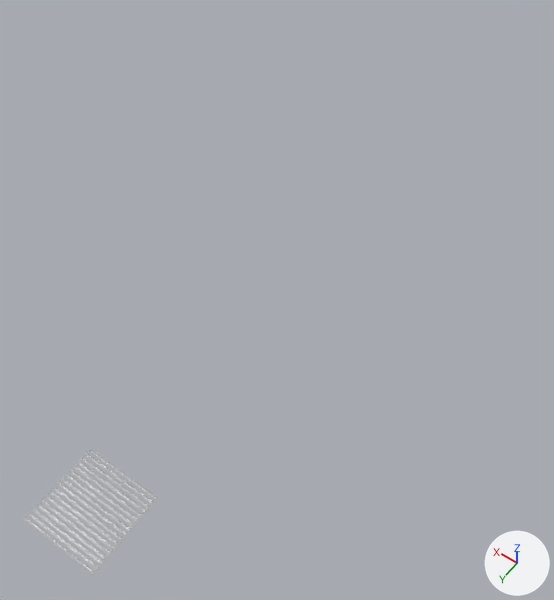
Before and after pictures for a commit that changed the Blender file Assets/Models/vent.blend.
Rendered twice from a 50 mm camera at (-3.52, 1.53, 7.81) aimed at (0.24, -3.72, -0.45). Every picture has the same lights, and +X, +Y and +Z are marked at lower right. The picture after the commit comes second.

Names of what the first picture shows: 'vent'.
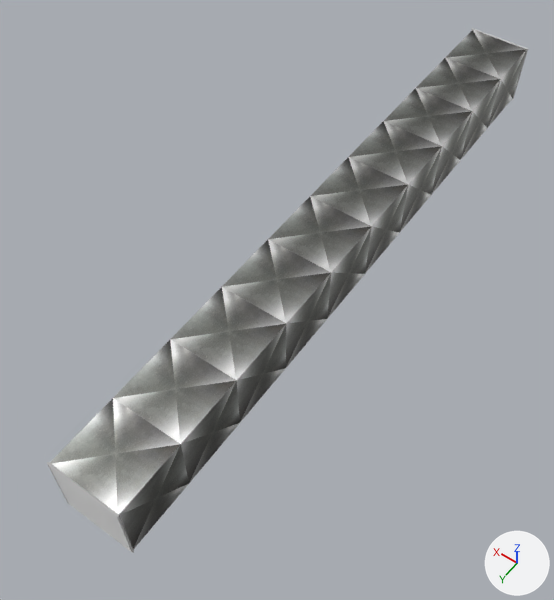
Boxes (x1, y1, x2, y2) around the edits, measured in the pictures (554 x 600 px):
```json
{"object": "Cube", "change": "added", "after": [50, 30, 527, 550]}
{"object": "vent", "change": "turned", "before": [24, 449, 158, 575], "after": [47, 462, 134, 553]}
{"object": "vent.001", "change": "added", "after": [472, 28, 528, 99]}
```

Scene script edits in JSON lines:
```json
{"op": "add", "block": "img_airduct_jpg", "code": ["img_airduct_jpg = load_image('airduct.jpg', 'airduct.jpg', 500, 500, 'sRGB')"]}
{"op": "add", "block": "mat_airduct", "code": ["mat_airduct = principled_material('airduct')", "mat_airduct.texture = img_airduct_jpg", "mat_airduct.metallic = 1.0"]}
{"op": "add", "block": "me_cube", "code": ["me_cube = bpy.data.meshes.new('Cube')", "me_cube.from_pydata(...)  # 8 vertices, 4 faces; spans x -1.0..1.0, y -2.0..0.0, z -1.0..1.0", "me_cube.materials.append(mat_airduct)  # picture img_airduct_jpg"]}
{"op": "set", "path": "ob_vent.rotation_euler", "old": "(0.0, 0.0, 0.0)", "new": "(1.571, 0.0, 0.0)", "note": "degrees (0, 0, 0) -> degrees (90, 0, 0)"}
{"op": "add", "block": "ob_vent_001", "code": ["ob_vent_001 = bpy.data.objects.new('vent.001', me_plane_001.copy())  # the mesh of ob_vent", "ob_vent_001.location = (0.0, -9.69, 0.0)", "ob_vent_001.rotation_euler = (1.571, 0.0, 0.0)  # degrees (90, 0, 0)", "ob_vent_001.scale = (0.5, 0.5, 0.5)", "_m = ob_vent_001.modifiers.new('Wireframe', 'WIREFRAME')", "_m.thickness = 0.06", "_m.use_boundary = True"]}
{"op": "add", "block": "ob_cube", "code": ["ob_cube = bpy.data.objects.new('Cube', me_cube)", "ob_cube.location = (0.0, 0.0, 0.0)", "ob_cube.scale = (0.484, 0.484, 0.484)", "_m = ob_cube.modifiers.new('Array', 'ARRAY')", "_m.count = 10", "_m.relative_offset_displace = (0.0, -1.0, 0.0)"]}
```
